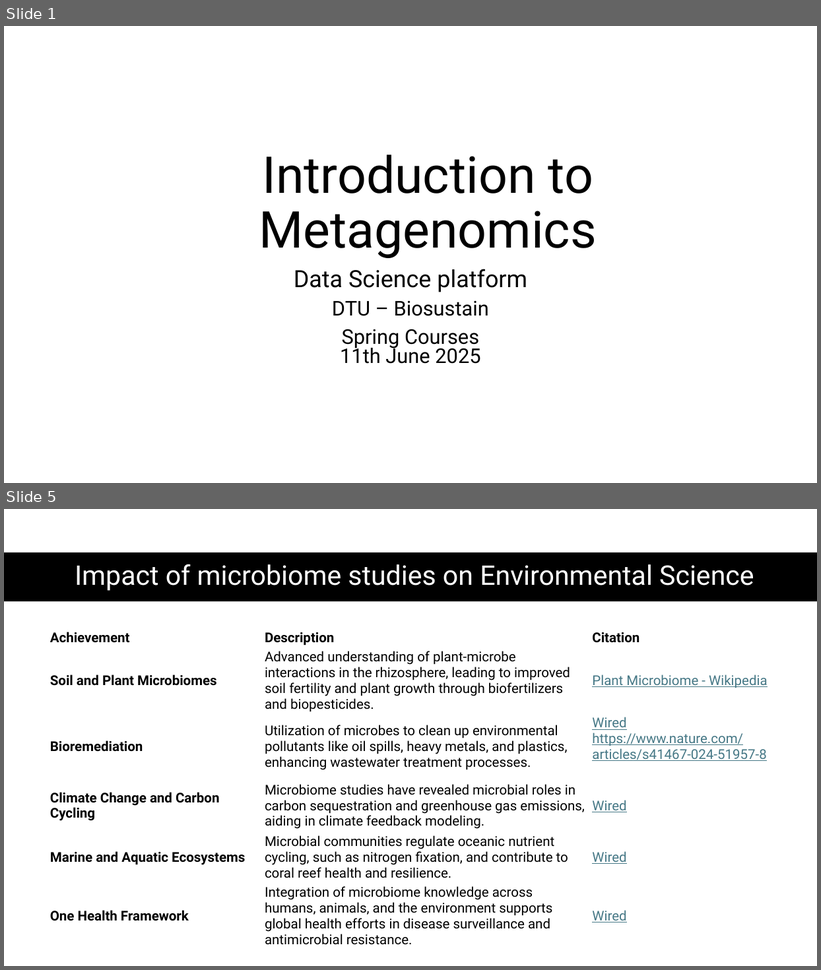
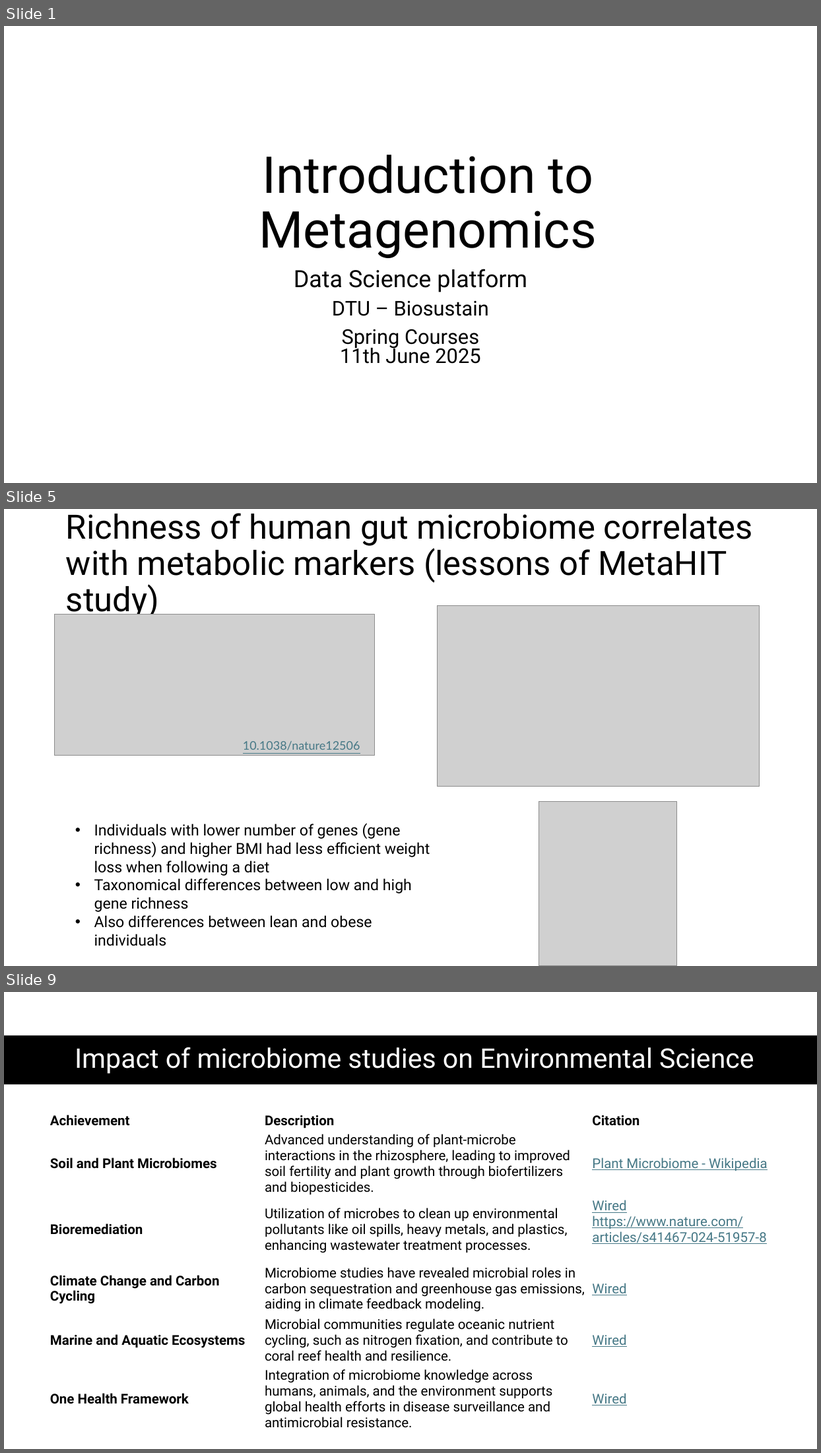
Before and after one commit to biosustain/dsp_metagenomics_training, a slide deck: course_contents/IntroMetagenomics.pptx. Shown one above the other, each under a label of ours: slides 1 and 5 before the commit, slides 1, 5 and 9 after it; the slides between them are not shown. The pictures are 821x970 and 821x1453 pixels, drawn with LibreOffice and Linux fonts; fonts in the diff are those of the drawing; grey boxes stand for pictures. Boxes give left, top, right and bottom in pixels: in the first picture for what was removed or moved away, otherwise in the second. Text is boxed around its words. In the diff, an @@ line names an element or a change of style, - is before the commit and + after.

```diff
--- a/course_contents/IntroMetagenomics.pptx
+++ b/course_contents/IntroMetagenomics.pptx
@@ slide 5 added at bbox=[4, 509, 817, 966], background #FFFFFF @@
@@ title added at bbox=[66, 513, 753, 619], 39.6 pt, text #000000 @@
+Richness of human gut microbiome correlates with metabolic markers (lessons of MetaHIT study)
@@ picture added at bbox=[438, 606, 760, 787] @@
@@ picture added at bbox=[55, 615, 375, 756] @@
@@ text added at bbox=[243, 741, 360, 751], 14 pt, text #467886, underline @@
+10.1038/nature12506
@@ picture added at bbox=[539, 802, 677, 966] @@
@@ text added at bbox=[94, 823, 430, 928], 18 pt, text #000000 @@
+• Individuals with lower number of genes (gene richness) and higher BMI had less efficient weight loss when following a diet
+• Taxonomical differences between low and high gene richness
+• Also differences between lean and obese individuals
@@ what was slide 5 is now slide 9 @@
```
Also in this commit, not shown: 7 other slides added, 3 slides removed.
